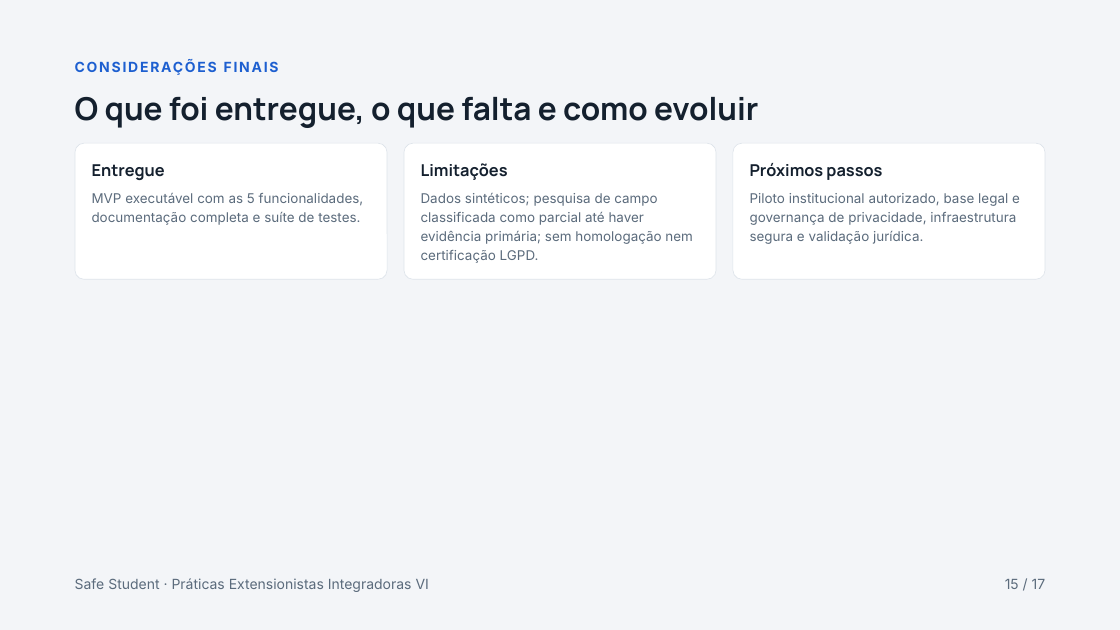
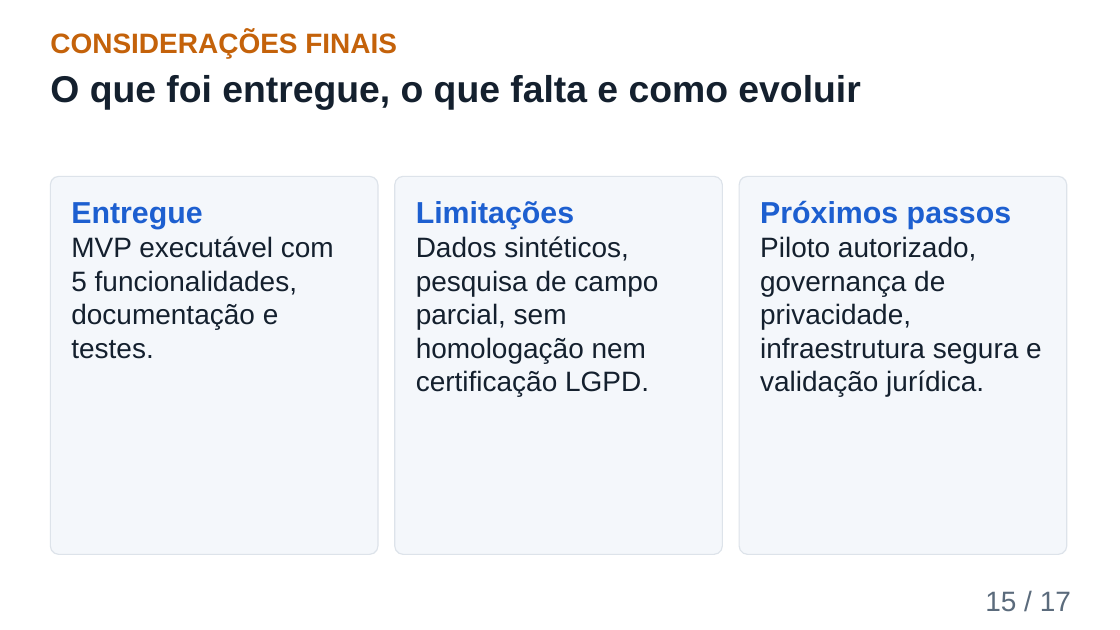
Before and after one commit to richaferreira/Safe_Student, a slide deck: slide 15 of 08_Apresentacao_Final_Safe_Student.pptx. Drawn at 1120x630 pixels with LibreOffice and Linux fonts; fonts in the diff are those of the drawing. Boxes give left, top, right and bottom in pixels: in the first picture for what was removed or moved away, otherwise in the second. Text is boxed around its words. In the diff, an @@ line names an element or a change of style, - is before the commit and + after.

```diff
--- a/08_Apresentacao_Final_Safe_Student.pptx
+++ b/08_Apresentacao_Final_Safe_Student.pptx
@@ background #F3F5F8 to #FFFFFF @@
@@ text "CONSIDERAÇÕES FINAIS": place and size @@
-text "CONSIDERAÇÕES FINAIS" at box(75, 56, 1075, 78)
+text "CONSIDERAÇÕES FINAIS" at box(50, 31, 397, 58)
@@ text "CONSIDERAÇÕES FINAIS" at box(50, 31, 397, 58): size 12 to 24 pt, font Inter to Arial, text colour #1D5FD0 to #C4620A, letter spacing 1.5 to 0 pt; line spacing 16.8pt to 1 @@
@@ text "O que foi entregue, o ...": place and size @@
-text "O que foi entregue, o ..." at box(75, 97, 759, 128)
+text "O que foi entregue, o ..." at box(50, 75, 860, 110)
@@ text "O que foi entregue, o ..." at box(50, 75, 860, 110): size 27 to 32 pt, font Manrope to Arial; line spacing 29.7pt to 1 @@
@@ rounded rectangle removed at box(75, 143, 387, 279) @@
@@ rounded rectangle removed at box(404, 143, 717, 279) @@
@@ rounded rectangle removed at box(734, 143, 1046, 279) @@
@@ rounded rectangle added at box(50, 176, 378, 555), fill #F4F7FB, outline #DDE3EA 1 pt @@
@@ text removed at box(92, 164, 165, 180) @@
-Entregue
@@ rounded rectangle added at box(395, 176, 723, 555), fill #F4F7FB, outline #DDE3EA 1 pt @@
@@ text removed at box(421, 163, 508, 180) @@
-Limitações
@@ rounded rectangle added at box(739, 176, 1067, 555), fill #F4F7FB, outline #DDE3EA 1 pt @@
@@ text removed at box(750, 163, 882, 180) @@
-Próximos passos
@@ text at box(71, 202, 334, 359): text changed; size 11.5 to 24 pt; font Inter to Arial; text colour #5B6B7C to #14202E @@
-MVP executável com as 5 funcionalidades, documentação completa e suíte de testes.
+Entregue
+MVP executável com 5 funcionalidades, documentação e testes.
@@ text at box(416, 201, 658, 397): text changed; size 11.5 to 24 pt; font Inter to Arial; text colour #5B6B7C to #14202E @@
-Dados sintéticos; pesquisa de campo classificada como parcial até haver evidência primária; sem homologação nem certificação LGPD.
+Limitações
+Dados sintéticos, pesquisa de campo parcial, sem homologação nem certificação LGPD.
@@ text at box(760, 200, 1042, 397): text changed; size 11.5 to 24 pt; font Inter to Arial; text colour #5B6B7C to #14202E @@
-Piloto institucional autorizado, base legal e governança de privacidade, infraestrutura segura e validação jurídica.
+Próximos passos
+Piloto autorizado, governança de privacidade, infraestrutura segura e validação jurídica.
@@ text removed at box(75, 578, 429, 592) @@
-Safe Student · Práticas Extensionistas Integradoras VI
@@ text "15 / 17": place and size @@
-text "15 / 17" at box(1005, 579, 1046, 589)
+text "15 / 17" at box(985, 591, 1071, 612)
@@ text "15 / 17" at box(985, 591, 1071, 612): size 12 to 24 pt, font Inter to Arial; line spacing 16.8pt to 1 @@
```
Also in this commit, not shown: 16 other slides changed, 2 other files.
